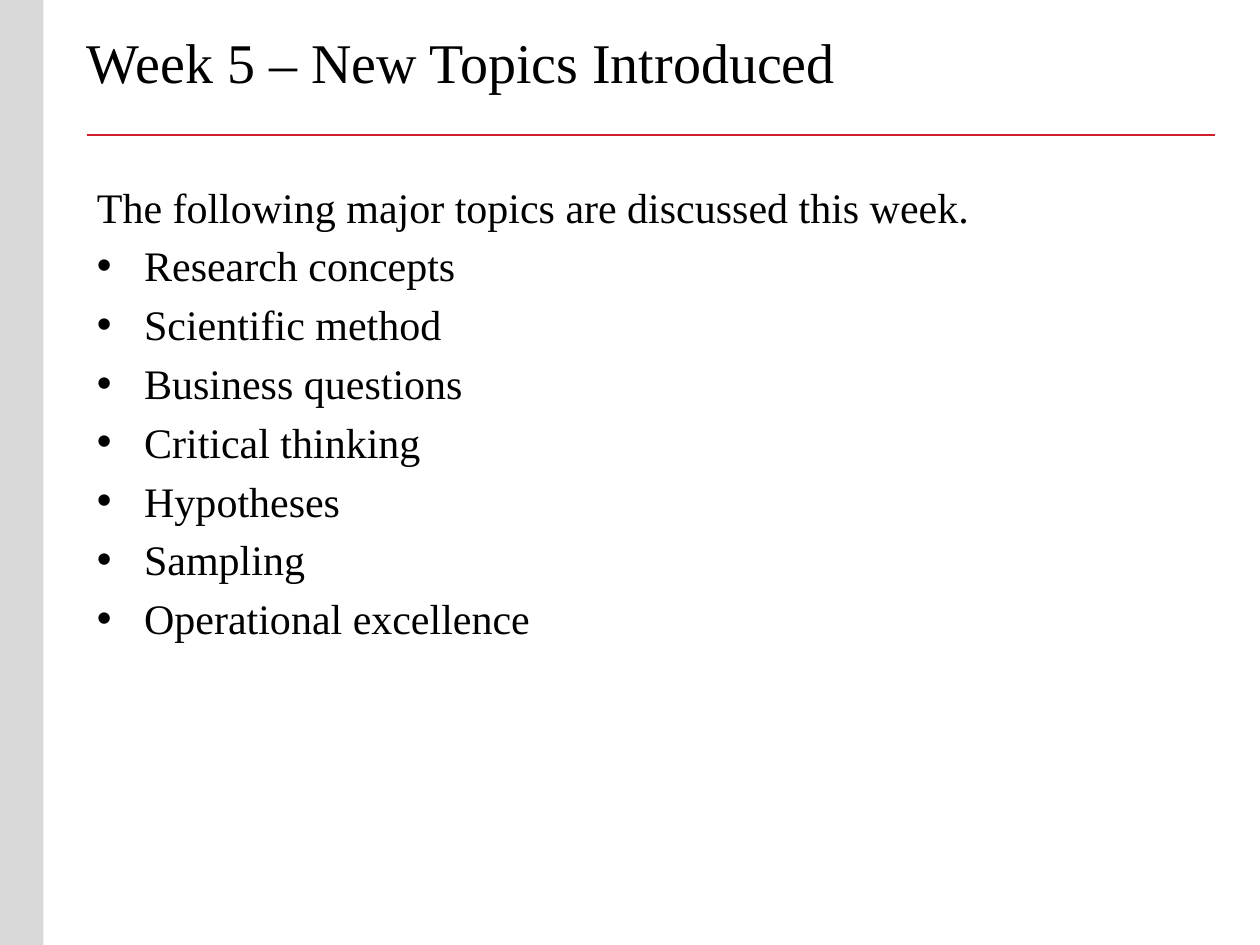
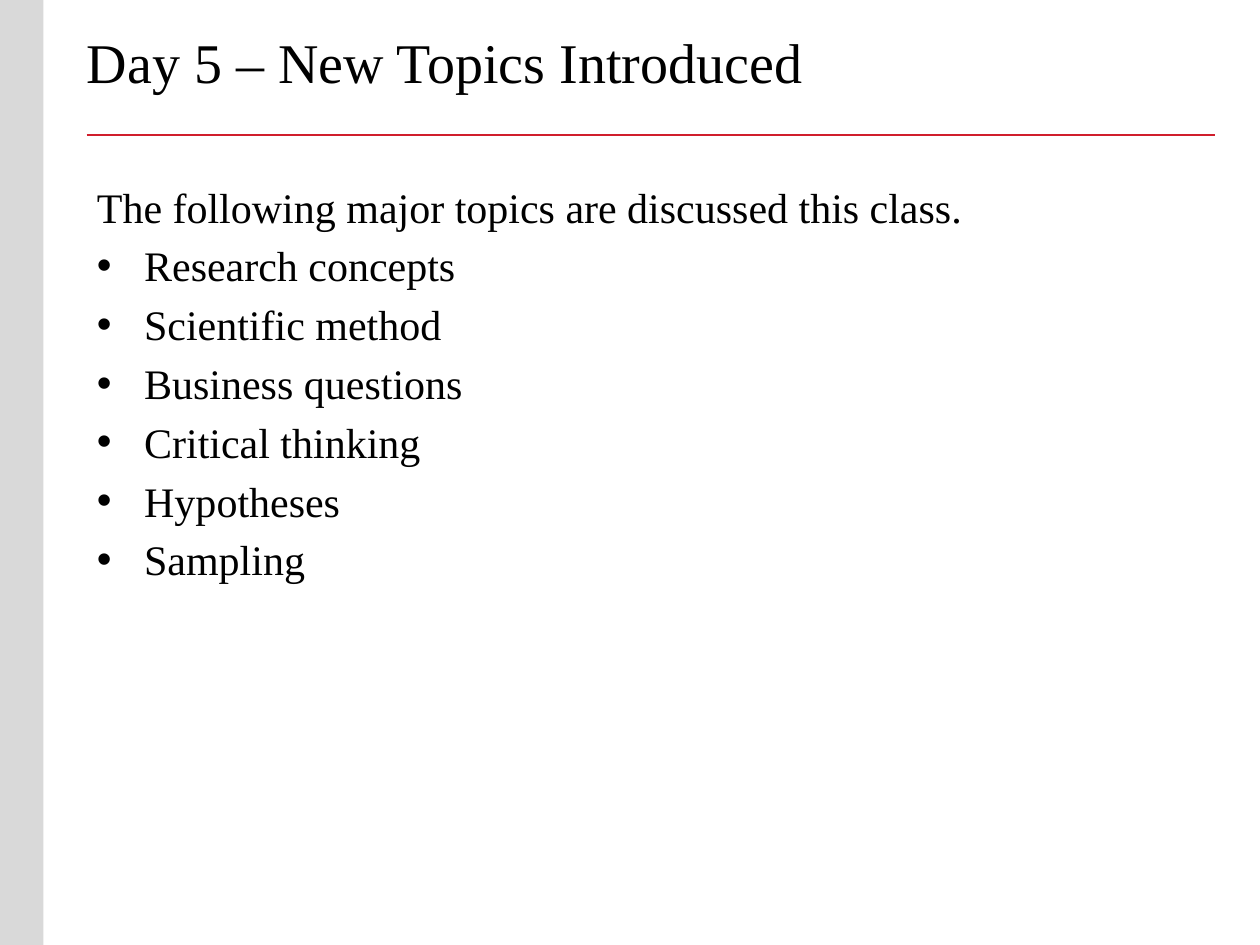
Before and after one commit to buyuhuang/csda1000_FT, a slide deck: slide 4 of day5/1. Lecture/day5_research_design.pptx. Drawn at 1260x945 pixels with LibreOffice and Linux fonts; fonts in the diff are those of the drawing; background and template pictures are left out. Boxes give left, top, right and bottom in pixels: in the first picture for what was removed or moved away, otherwise in the second. Text is boxed around its words. In the diff, an @@ line names an element or a change of style, - is before the commit and + after.

```diff
--- a/day5/1. Lecture/day5_research_design.pptx
+++ b/day5/1. Lecture/day5_research_design.pptx
@@ title at <box>87,44,802,94</box>: text changed @@
-Week 5 – New Topics Introduced
+Day 5 – New Topics Introduced
@@ text at <box>97,193,962,232</box>: text changed @@
-The following major topics are discussed this week.
+The following major topics are discussed this class.
@@ text at <box>144,605,530,643</box>: paragraph removed @@
-• Operational excellence
```
Also in this commit, not shown: 7 other slides changed, 63 slides added, 5 slides removed, 14 other files.
